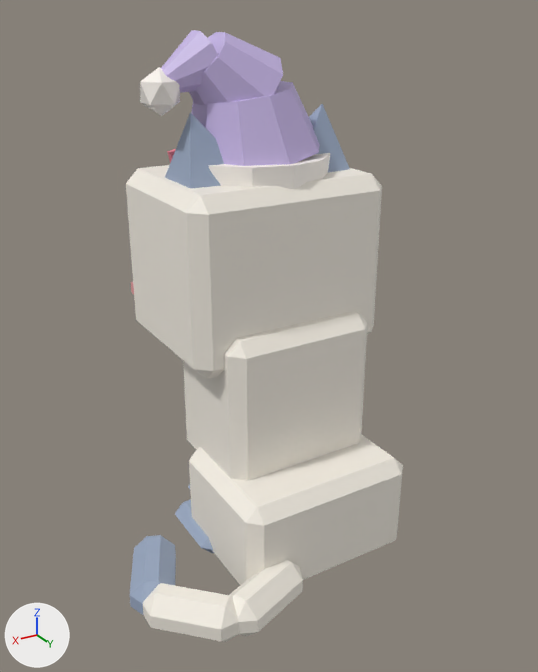
One commit to the FBX model assets/cat-cafe/exports/CatCafe_Cat_Ragdoll_Sit.fbx: the scene before it, then after it.
Both versions are drawn from a camera (50 mm lens) standing at (0.01821, 0.02917, 0.02613) and looking at (0.00119, 0.00079, 0.01194). The lights are fixed; the arrows at lower left show +X, +Y and +Z. The older version comes first. Where no turn or scale is listed for an object, it has been applied to the vertices.

Names of what the first picture shows: 'CatCafe_Cat_Ragdoll_Sit_Body', 'CatCafe_Cat_Ragdoll_Sit_EarL', 'CatCafe_Cat_Ragdoll_Sit_EarR', 'CatCafe_Cat_Ragdoll_Sit_Head', 'CatCafe_Cat_Ragdoll_Sit_Prop', 'CatCafe_Cat_Ragdoll_Sit_Tail'.
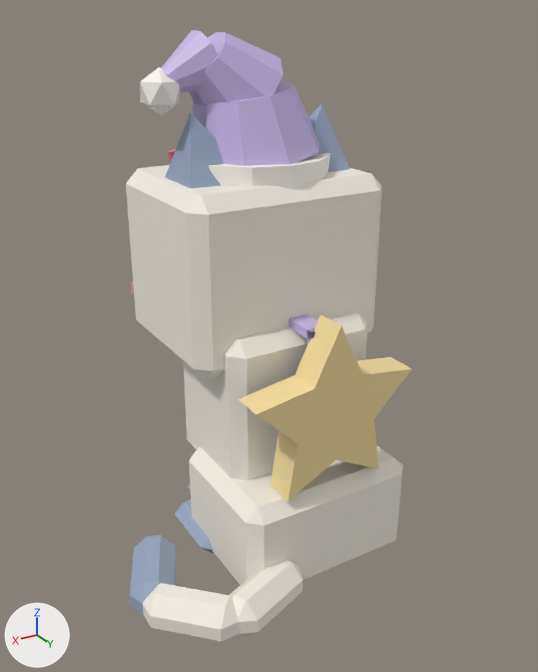
Pixel boxes [x1, y1, x2, y2] of what changed, in the pictures (538 x 672 px):
'CatCafe_Cat_Ragdoll_Sit_Prop2', added (beige)
    after: [238, 315, 412, 502]

The edits, one by one:
Mesh me_catcafe_cat_ragdoll_sit_prop2 is new.
It has 36 vertices, 42 faces and spans x -0.00434..0.00434, y 0.00091..0.00496, z 0.00543..0.01368.
It uses material mat_catcafe_palette.
Object 'CatCafe_Cat_Ragdoll_Sit_Prop2' (ob_catcafe_cat_ragdoll_sit_prop2) is new; it shows me_catcafe_cat_ragdoll_sit_prop2.
Its location is (0.0, 0.0, 0.0).
